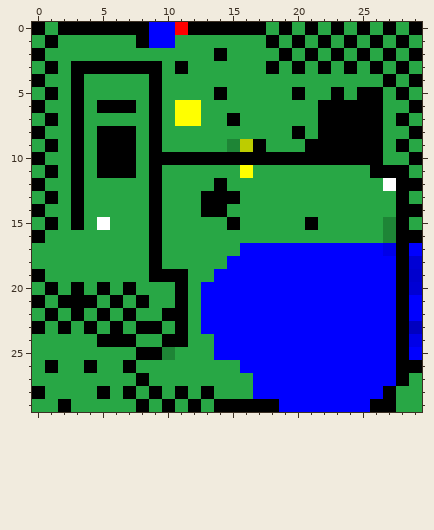
Pixel-art sprite, stored at res/images/behaviors/icwars/Level2.png. This is how it looked before the edit.
The file is 30x30 pixels. Colours within 5 levels of each other are drawn and written as one.
Once edited:
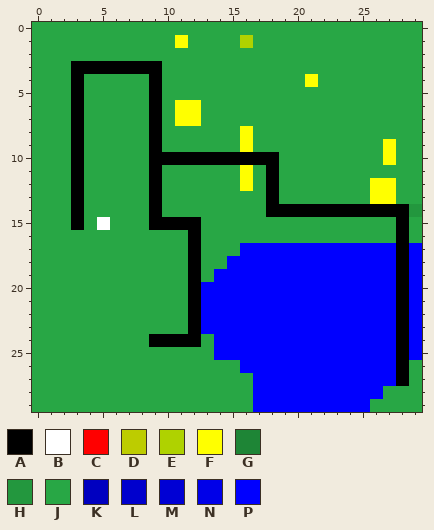
Palette (. is transparent): A #000000  B #ffffff  C #ff0000  D #bdcc00  E #afd200  F #ffff00  G #1e8536  H #23973e  J #28a745  K #0000c0  L #0000cd  M #0000d4  N #0000e8  P #0000ff
The exact change:
Changed rows in their new state; - is an unchanged pixel.
first column x 0:
 0 J-JJJJJJJJJJJJJJJJ-J-J-J-J-J-J
 1 -J------JJJF----E-J-J-J-J-J-J-
 2 J-------------J----J-J-J-J-J-J
 3 -J---------J------J-J-J-J-J-J-
 4 J--------------------F-----J-J
 5 -J------------J-----J--J-JJ-J-
 6 J----JJJ--------------JJJJJ--J
 7 -J-------------J------JJJJJ-J-
 8 J----JJJ--------F---J-JJJJJ--J
 9 -J---JJJ-------JFJ---JJJJJJFJ-
10 J----JJJ-----------JJJJJJJJF-J
11 -J---JJJ----------A-------JJJ-
12 J-------------J-F-A-------FFJJ
13 -J-----------JJJ--A-------FFJ-
14 J------------JJ---AAAAAAAAAA-H
15 -J--------AAA--J-----J-----J--
16 J--------J--A--------------J-J
17 ---------J--A--------------P--
18 ---------J--A----------------P
19 J--------JJJA----------------P
20 -J-J-J-J---JA----------------P
21 J-JJJ-J-J--JA-----------------
22 -J-J-J-J--JJA-----------------
23 J-J-J-J-JJ-JA----------------P
24 -----JJJ-A--A----------------P
25 --------JJJ-------------------
26 -J--J--J---------------------J
27 --------J---------------------
28 J----J-J-J-J-J-------------J--
29 --J-----J-J-J-JJJPP-------JJ--
Boxes around the changes in both pictures, in picture pixels (x1, y1, x2, y2):
changed: (32, 22, 422, 412)
